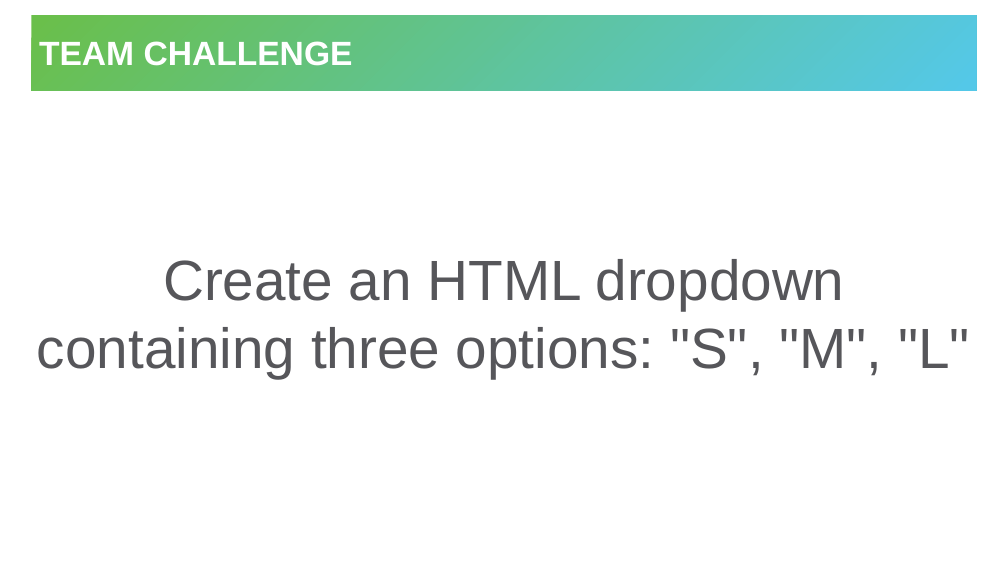
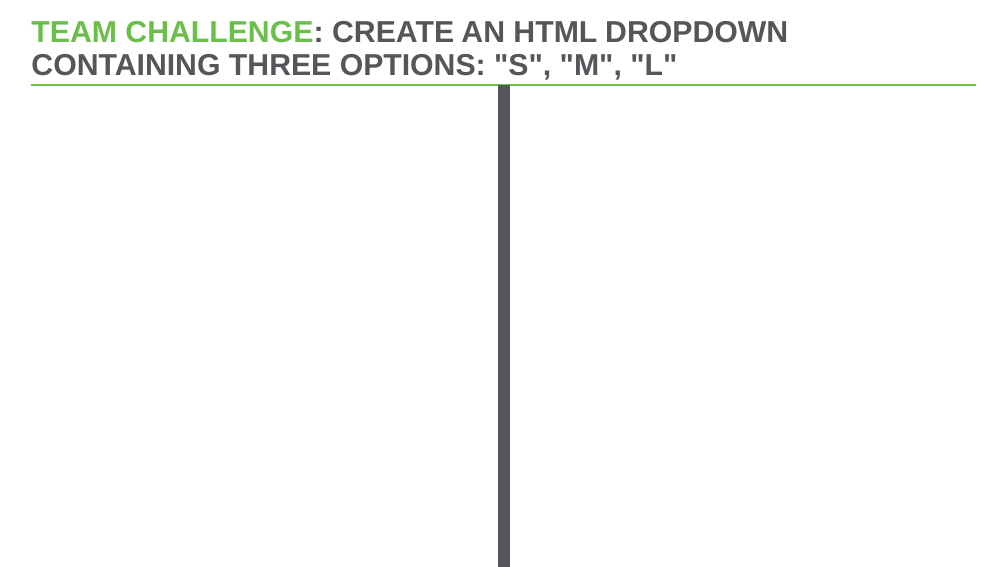
Before and after one commit to hytechclub/web-101, a slide deck: slide 12 of Week10/ReviewGame.pptx. Drawn at 1008x567 pixels with LibreOffice and Linux fonts; fonts in the diff are those of the drawing. Boxes give left, top, right and bottom in pixels: in the first picture for what was removed or moved away, otherwise in the second. Text is boxed around its words. In the diff, an @@ line names an element or a change of style, - is before the commit and + after.

```diff
--- a/Week10/ReviewGame.pptx
+++ b/Week10/ReviewGame.pptx
@@ title at (31, 21, 788, 80): text changed; size 32 to 28.8 pt; text colour #FFFFFF to #56565A @@
-TEAM CHALLENGE
+TEAM CHALLENGE: CREATE AN HTML DROPDOWN CONTAINING THREE OPTIONS: "S", "M", "L"
@@ title "TEAM CHALLENGE: CREATE AN HTML ...": place and size @@
-title "TEAM CHALLENGE: CREATE AN HTML ..." at (32, 15, 977, 91)
+title "TEAM CHALLENGE: CREATE AN HTML ..." at (31, 21, 788, 80)
@@ title "TEAM CHALLENGE: CREATE AN HTML ..." at (31, 21, 788, 80): fill gradient #6ABF4B to #54C8E8 to none @@
@@ line added from (32, 85) to (977, 85), #54C8E8 2.25 pt @@
@@ line added from (504, 85) to (504, 567), #56565A 11 pt @@
@@ text removed at (37, 259, 970, 378) @@
-Create an HTML dropdown containing three options: "S", "M", "L"
```
Also in this commit, not shown: 20 other slides changed.
